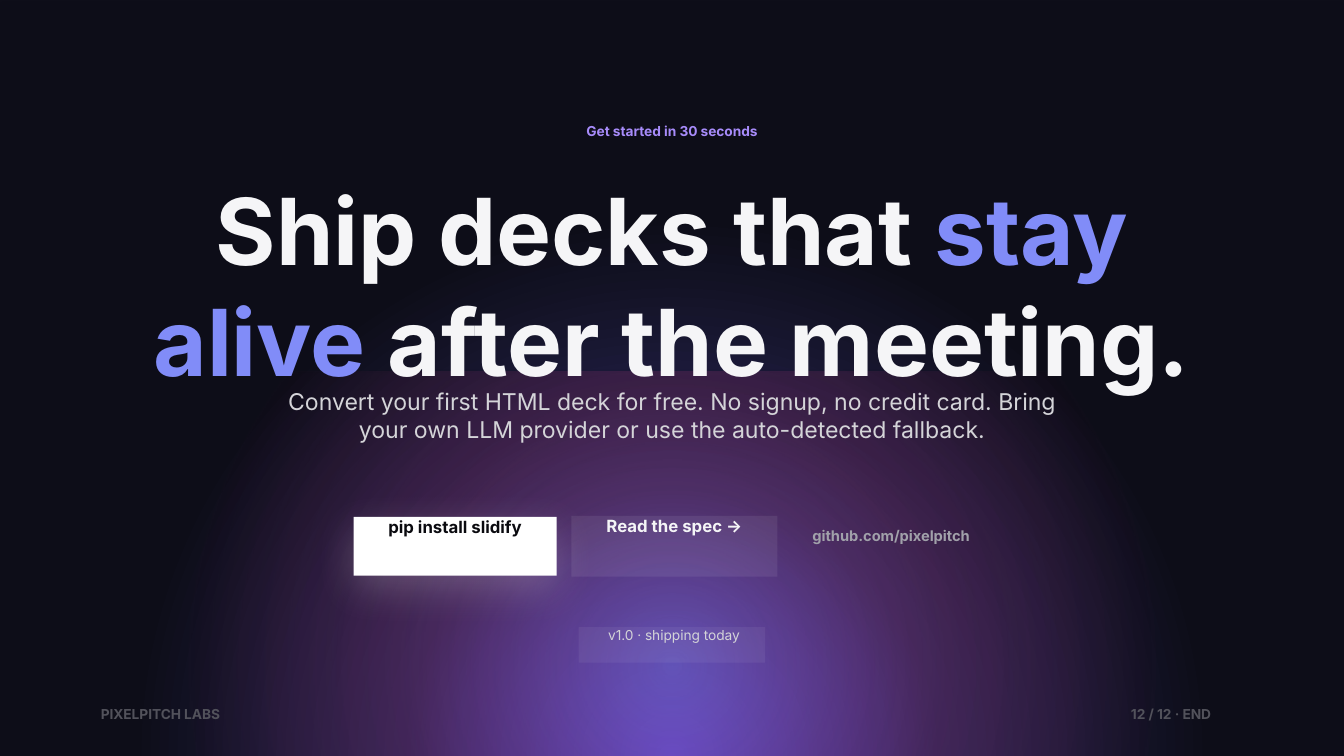
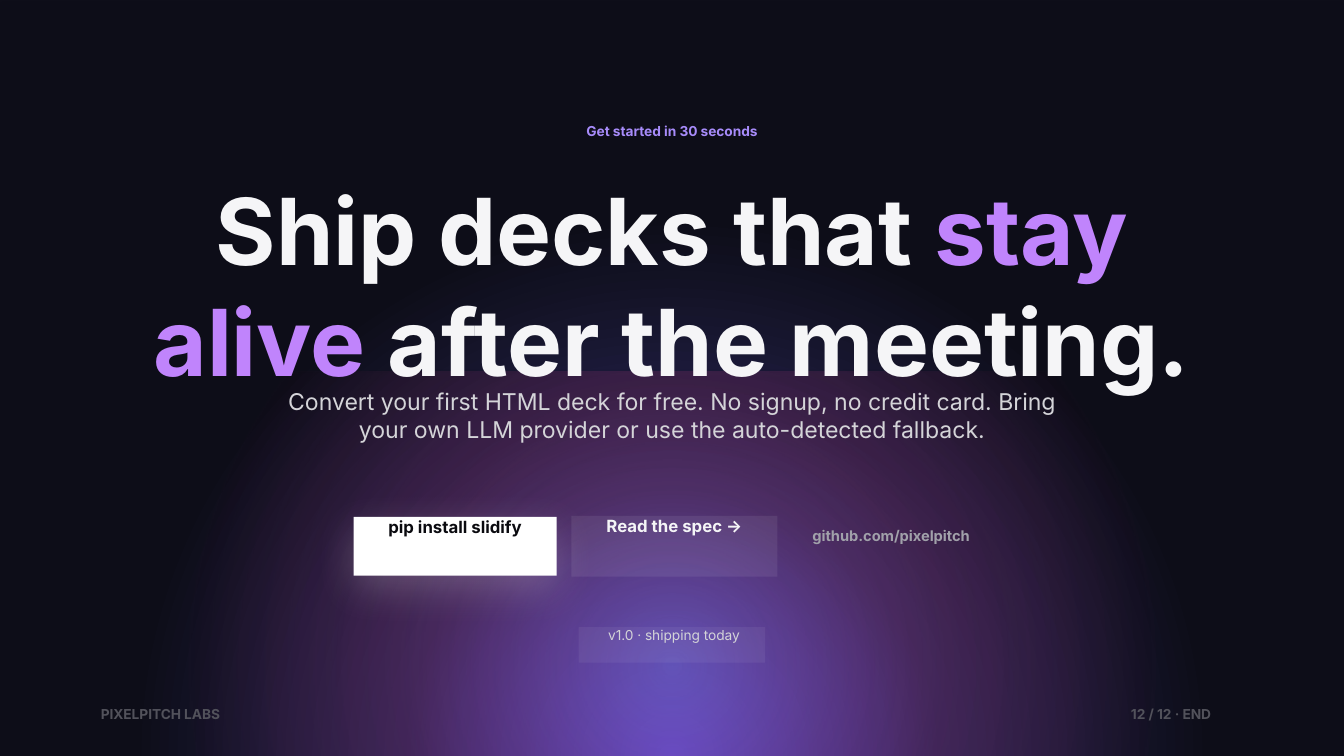
Before and after one commit to vamsiramakrishnan/pixelpitch, a slide deck: slide 12 of examples/sophisticated/deck.pptx. Drawn at 1344x756 pixels with LibreOffice and Linux fonts; fonts in the diff are those of the drawing. Boxes give left, top, right and bottom in pixels: in the first picture for what was removed or moved away, otherwise in the second. Text is boxed around its words. In the diff, an @@ line names an element or a change of style, - is before the commit and + after.

```diff
--- a/examples/sophisticated/deck.pptx
+++ b/examples/sophisticated/deck.pptx
@@ text "Ship decks that stay alive ..." at <box>153,194,1189,396</box>: text colour #818CF8 to gradient #818CF8 to #C084FC to #F472B6 in "stay alive" @@
```
Also in this commit, not shown: 3 other slides changed, 24 other files.
